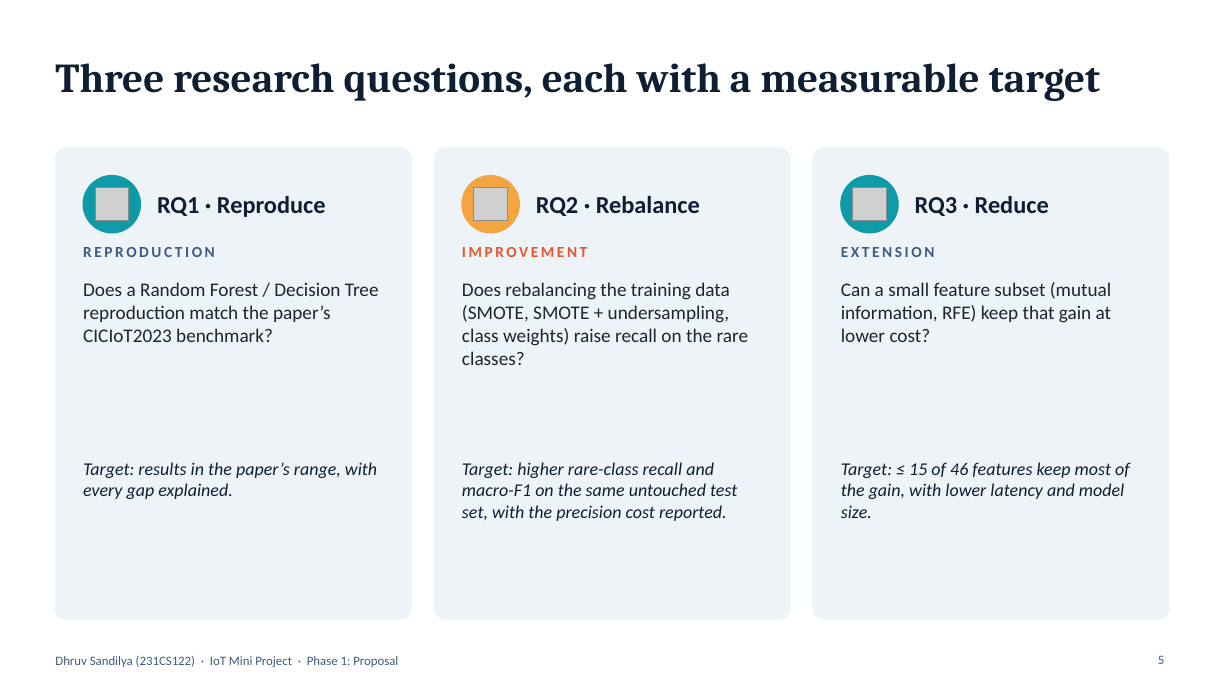
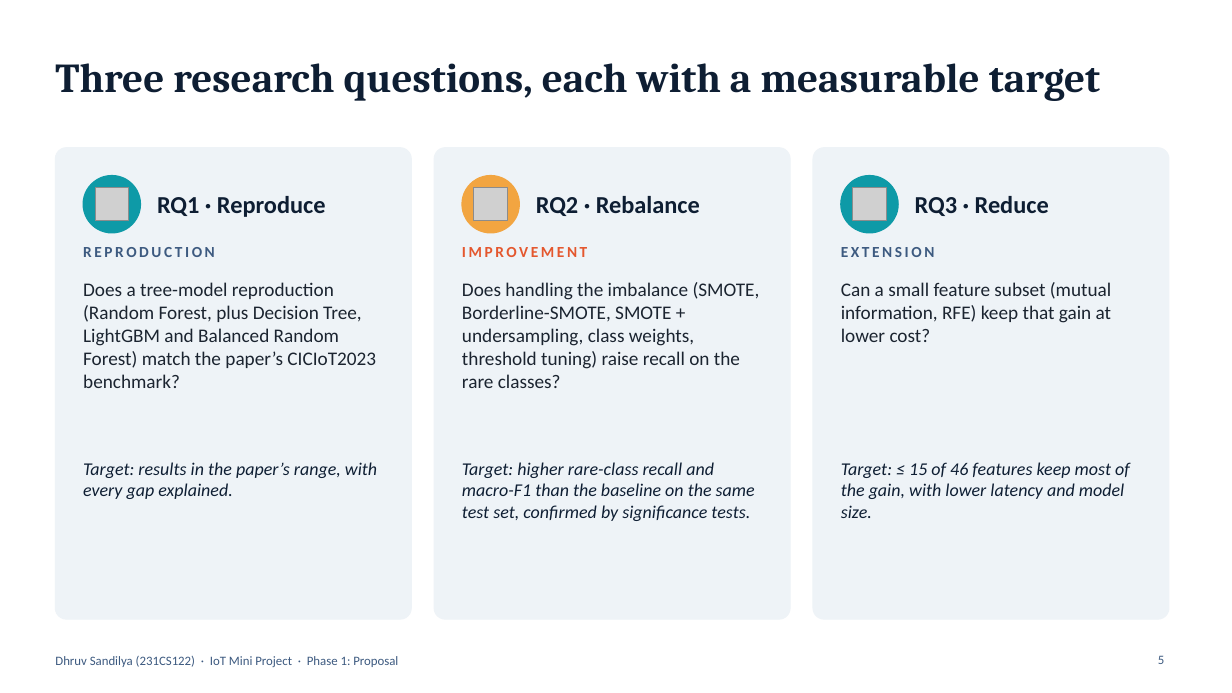
Before and after one commit to Dhruvsandilya0711/IoT_Mini_Project, a slide deck: slide 5 of slides/Phase1_Proposal.pptx. Drawn at 1232x693 pixels with LibreOffice and Linux fonts; fonts in the diff are those of the drawing; grey boxes stand for pictures. Boxes give left, top, right and bottom in pixels: in the first picture for what was removed or moved away, otherwise in the second. Text is boxed around its words. In the diff, an @@ line names an element or a change of style, - is before the commit and + after.

Commit message:
Update Phase 1 deck for the extended methodology
Adds LightGBM and Balanced Random Forest, Borderline-SMOTE and threshold
tuning, duplicate removal and significance testing to the research
questions, pipeline, comparison, evaluation and plan slides.

```diff
--- a/slides/Phase1_Proposal.pptx
+++ b/slides/Phase1_Proposal.pptx
@@ text at [83, 282, 376, 388]: text changed @@
-Does a Random Forest / Decision Tree reproduction match the paper’s CICIoT2023 benchmark?
+Does a tree-model reproduction (Random Forest, plus Decision Tree, LightGBM and Balanced Random Forest) match the paper’s CICIoT2023 benchmark?
@@ text at [462, 282, 760, 388]: text changed @@
-Does rebalancing the training data (SMOTE, SMOTE + undersampling, class weights) raise recall on the rare classes?
+Does handling the imbalance (SMOTE, Borderline-SMOTE, SMOTE + undersampling, class weights, threshold tuning) raise recall on the rare classes?
@@ text at [462, 462, 755, 521]: text changed @@
-Target: higher rare-class recall and macro-F1 on the same untouched test set, with the precision cost reported.
+Target: higher rare-class recall and macro-F1 than the baseline on the same test set, confirmed by significance tests.
```
Also in this commit, not shown: 5 other slides changed, 1 other file.
